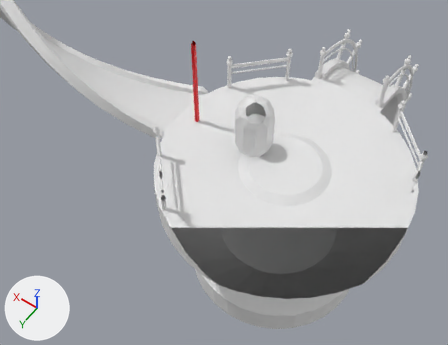
Renders of the Blender file scenes/phone-bank.blend from each side of a commit.
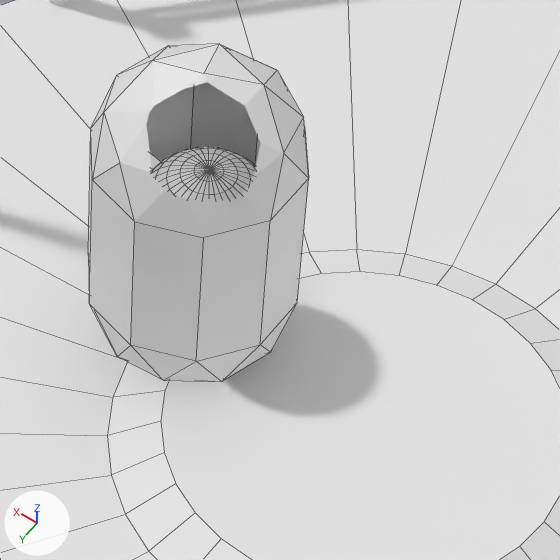
Each version is shown from a 50 mm lens placed at (-5.34, 10.67, 14.84), pointed at (1.39, 1.25, 0.04), then close up on the part from 49% to 72% of the width and 25% to 55% of the height. Arrows for +X, +Y and +Z are at lower left; the lights stay in place. The close-ups show mesh edges as thin lines. Everything nearer to the camera than a plane just in front of the edit is cut away.

Before the edit, the objects in view are built like this:
```python
me_player = bpy.data.meshes.new('Player')
me_player.from_pydata(...)  # 52 vertices, 90 faces; spans x -0.57..0.57, y -0.6..0.6, z 0.0..2.2
me_sphere = bpy.data.meshes.new('Sphere')
me_sphere.from_pydata(...)  # 490 vertices, 520 faces; spans x -1.1..1.35, y -1.11..0.89, z 1.64..3.64
me_spindle = bpy.data.meshes.new('Spindle')
me_spindle.from_pydata(...)  # 224 vertices, 194 faces; spans x -4.0..4.0, y -4.0..4.0, z -5.0..0.14
me_spindle.materials.append(mat_vertexcolor)  # white #e7e7e7
ob_character = bpy.data.objects.new('character', me_sphere)
ob_character.location = (1.175, 0.0, 0.0)
ob_character.scale = (0.401, 0.401, 0.401)
ob_player = bpy.data.objects.new('Player', me_player)
ob_player.location = (1.175, 0.0, 0.0)
ob_spindle = bpy.data.objects.new('Spindle', me_spindle)
ob_spindle.location = (0.0, 0.0, 0.0)
```
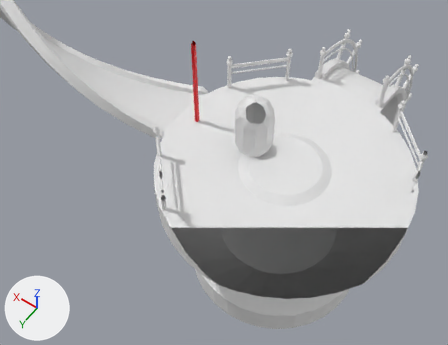
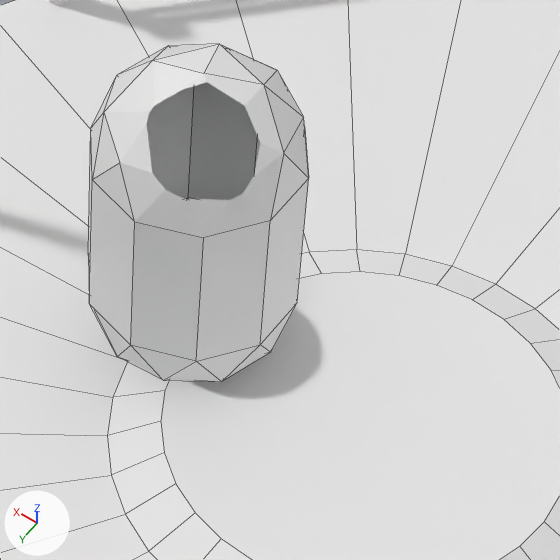
What differs and where, as boxes (x1, y1, x2, y2) in the close-ups (560 x 560 px):
'character', mesh moved (not visible afterwards)
    before: (150, 146, 256, 200)

Patch to the scene script:
```diff
--- a/scenes/phone-bank.blend.py
+++ b/scenes/phone-bank.blend.py
@@ me_sphere @@
 me_sphere.from_pydata(...)  # 490 vertices, 520 faces; spans x -1.1..1.35, y -1.11..0.89, z 1.64..3.64
 # used by ob_character; location = (1.175, 0.0, 0.0); scale = (0.401, 0.401, 0.401)
+# me_sphere part 1: the whole mesh is moved by (0.0, 0.0, -1.33)
```
